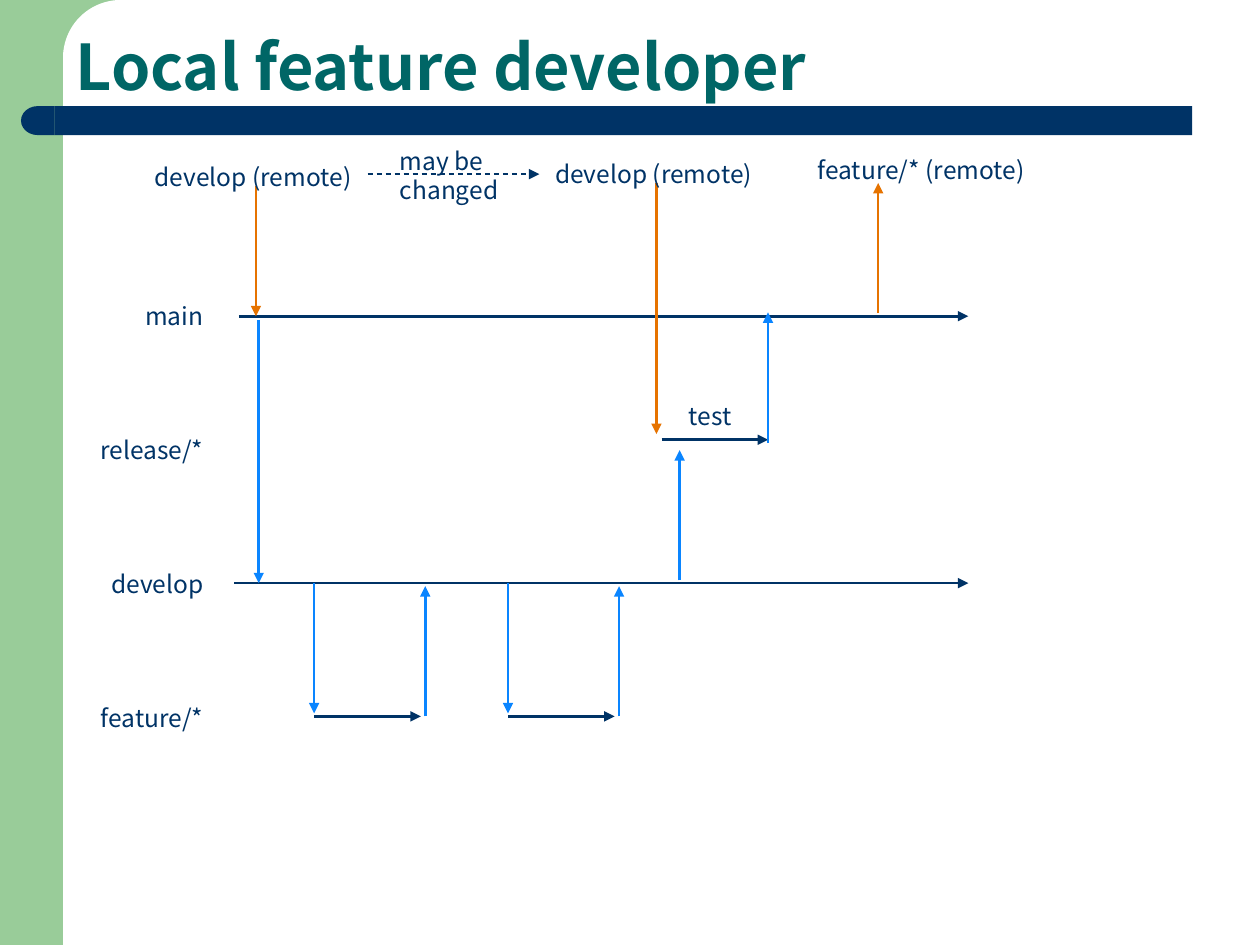
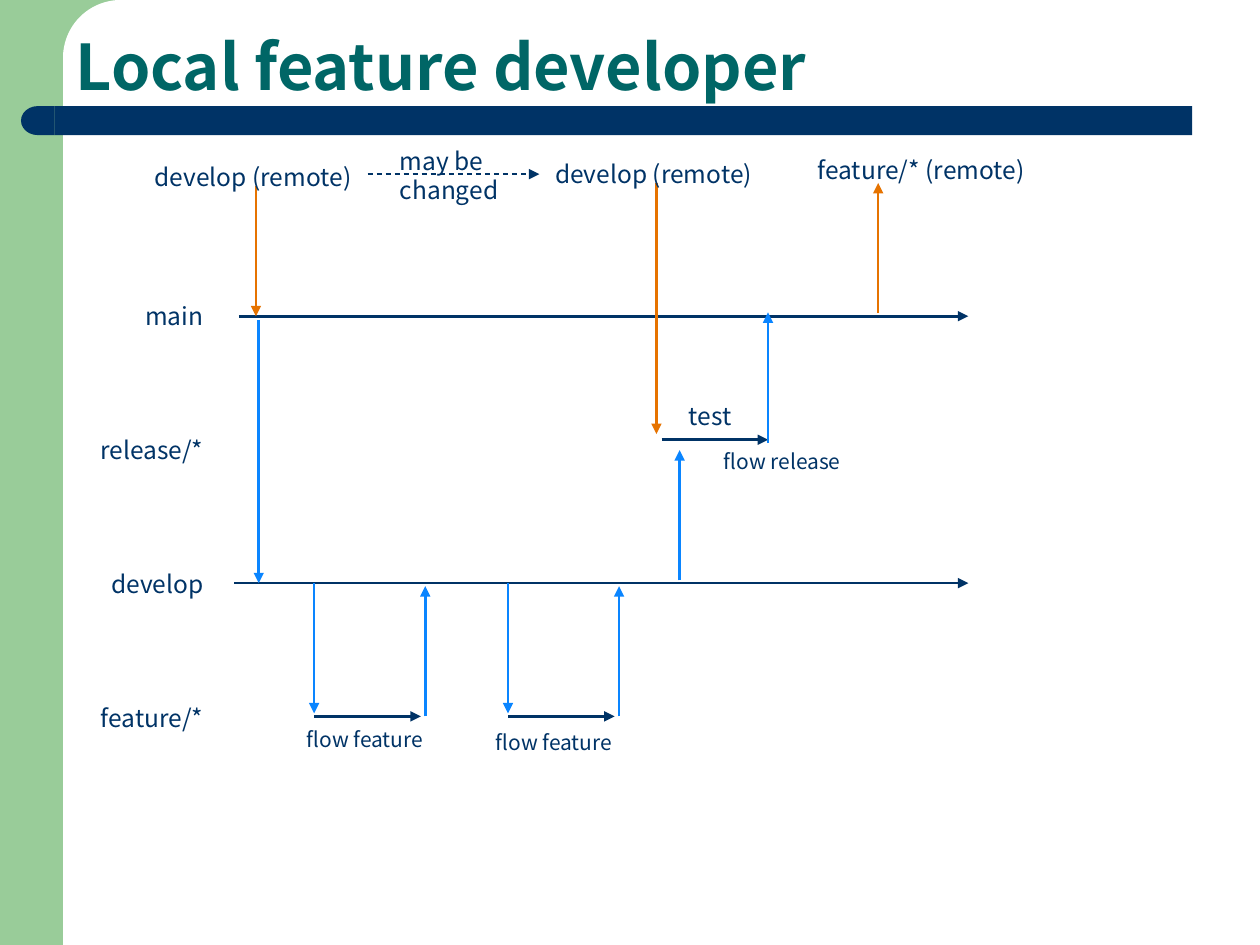
Before and after one commit to mastnk/dnn, a slide deck: slide 3 of docs/dnn_ex.pptx. Drawn at 1260x945 pixels with LibreOffice and Linux fonts; fonts in the diff are those of the drawing. Boxes give left, top, right and bottom in pixels: in the first picture for what was removed or moved away, otherwise in the second. Text is boxed around its words. In the diff, an @@ line names an element or a change of style, - is before the commit and + after.

```diff
--- a/docs/dnn_ex.pptx
+++ b/docs/dnn_ex.pptx
@@ text added at [724, 452, 841, 470], 12 pt, text #003366 @@
+flow release
@@ text added at [307, 730, 424, 748], 12 pt, text #003366 @@
+flow feature
@@ text added at [496, 733, 613, 751], 12 pt, text #003366 @@
+flow feature
```
Also in this commit, not shown: 2 other slides changed, 1 other file.
